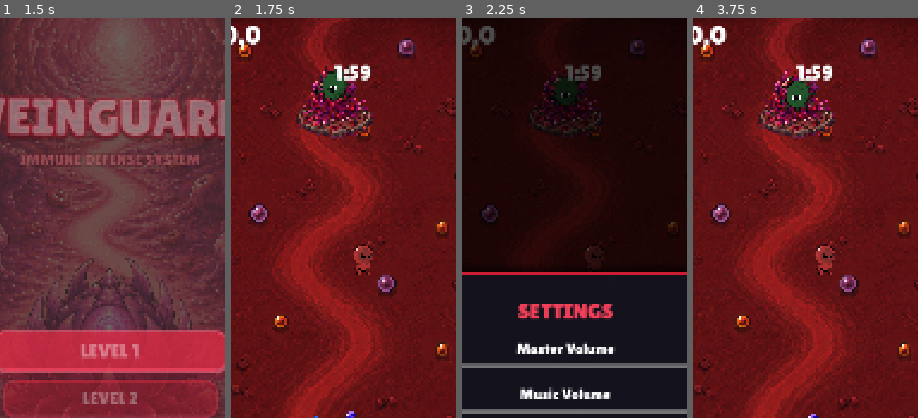
Above: before the commit, frames 1-4 (left to right).
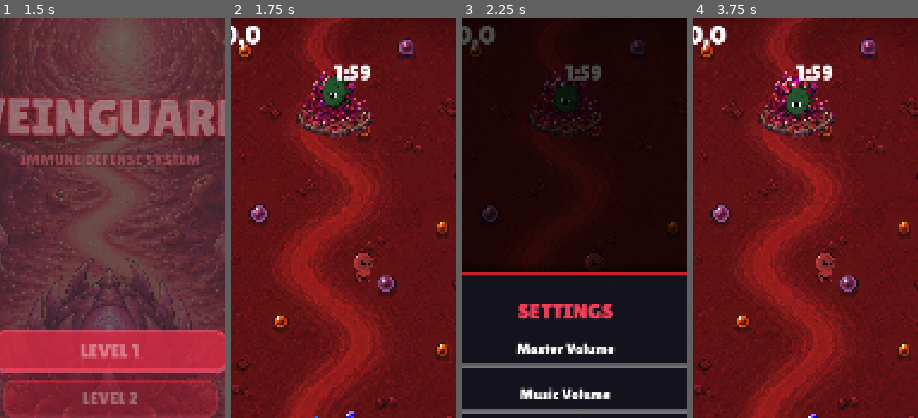
Above: after the commit, the same moments.

Repository: viPipar/veinguard
Game: Godot game, scene res://core/ui/MainMenu.tscn
The game is run twice, just before and just after one commit, with the same random seed, the same clock (stepped at 60 frames per second) and the same inputs. Sound files missing from this copy of the repository are replaced by a short silence.
Inputs (mouse positions are % of the whole screen's width and height, from its top left):
- Up to frame 1 (1.5 s): click "START DEFENSE" at 0.5 s; click "LEVEL 1" at 1.25 s
- Up to frame 2 (1.75 s): no input
- Up to frame 3 (2.25 s): click "⚙" at 2 s
- Up to frame 4 (3.75 s): tap Enter at 2.75 s; move the mouse to (72, 45) at 2.77 s; click (72, 45) at 2.92 s; click "BACK" at 3.5 s
The pictures show only the part of the screen within x 27-77%, y 0-50%; the shares and areas given below are measured in that part.

Frame 1 is identical in both runs. In frame 2, 1.2% of the frame differs, in the area x 37-64%, y 12-66%; in frame 3, 0.4%; in frame 4, 1.3%, in the area x 38-64%, y 14-66%.

Commit message:
feat: implement initial unit classes, combat behaviors, and enemy types for the player and enemy systems

Diff:
--- a/veinguard/core/unit_base.gd
+++ b/veinguard/core/unit_base.gd
@@ -36,8 +36,12 @@
 var _health_bar : Node = null   # HealthBar node (lazy-found)
 
 
+var _original_sprite_scale : Vector2 = Vector2.ONE
+
 func _ready() -> void:
-	scale = Vector2(gameplay_scale, gameplay_scale)
+	if sprite:
+		_original_sprite_scale = sprite.scale
+		sprite.scale = _original_sprite_scale * gameplay_scale
 	if stats == null:
 		push_error("[%s] Stats belum di-assign! Drag file .tres ke Inspector." % name)
 		return
@@ -130,7 +134,7 @@
 	change_state(State.MOVE)
 
 func get_sprite_base_scale() -> Vector2:
-	return Vector2.ONE
+	return _original_sprite_scale * gameplay_scale
 
 
 func _play_hit_effect() -> void:
@@ -209,9 +213,10 @@
 	AudioManager.play_plop_sfx()
 	if sprite: sprite.rotation = 0.0
 	if sprite:
+		var base = get_sprite_base_scale()
 		var tween := create_tween()
-		tween.tween_property(sprite, "scale", Vector2(1.4, 0.6), 0.08)
-		tween.tween_property(sprite, "scale", Vector2(1.0, 1.0), 0.15)\
+		tween.tween_property(sprite, "scale", Vector2(base.x * 1.4, base.y * 0.6), 0.08)
+		tween.tween_property(sprite, "scale", base, 0.15)\
 			 .set_trans(Tween.TRANS_BOUNCE).set_ease(Tween.EASE_OUT)
 
 
--- a/veinguard/units/enemies/bacteria/Streptococcus_pneumoniae/Bacteria.gd
+++ b/veinguard/units/enemies/bacteria/Streptococcus_pneumoniae/Bacteria.gd
@@ -10,7 +10,8 @@
 	aggro_area  = $AggroArea
 	attack_area = $AttackArea
 
-	aggro_area.body_entered.connect(_on_aggro_entered)
+	if not aggro_area.body_entered.is_connected(_on_aggro_entered):
+		aggro_area.body_entered.connect(_on_aggro_entered)
 	aggro_area.body_exited.connect(_on_aggro_exited)
 
 	add_to_group("enemies")
@@ -58,6 +59,8 @@
 
 
 func _pick_nearest_target() -> void:
+	if not aggro_area.monitoring:
+		return
 	var nearest : Node2D = null
 	var nearest_dist : float = INF
 	for body in aggro_area.get_overlapping_bodies():
--- a/veinguard/units/enemies/bacteria/clostridium/Clostridium.gd
+++ b/veinguard/units/enemies/bacteria/clostridium/Clostridium.gd
@@ -11,7 +11,8 @@
 	aggro_area  = $AggroArea
 	attack_area = $AttackArea
 
-	aggro_area.body_entered.connect(_on_aggro_entered)
+	if not aggro_area.body_entered.is_connected(_on_aggro_entered):
+		aggro_area.body_entered.connect(_on_aggro_entered)
 	aggro_area.body_exited.connect(_on_aggro_exited)
 
 	add_to_group("enemies")
@@ -22,6 +23,7 @@
 		velocity = Vector2.ZERO
 		return
 	if current_state == State.DIE:
+		super._physics_process(delta)
 		return
 
 	_retarget_timer += delta
@@ -84,6 +86,8 @@
 	proj.setup(dir, stats.damage)
 
 func _pick_nearest_target() -> void:
+	if not aggro_area or not aggro_area.monitoring:
+		return
 	var nearest: Node2D = null
 	var nearest_dist: float = INF
 
@@ -123,8 +127,8 @@
 	var cloud_scene = load("res://units/enemies/bacteria/clostridium/ClostridiumCloud.tscn")
 	if cloud_scene:
 		var cloud = cloud_scene.instantiate()
-		get_parent().add_child(cloud)
 		cloud.global_position = global_position
+		get_parent().call_deferred("add_child", cloud)
 
 	if sprite:
 		sprite.stop()
--- a/veinguard/units/enemies/bacteria/clostridium/ClostridiumCloud.gd
+++ b/veinguard/units/enemies/bacteria/clostridium/ClostridiumCloud.gd
@@ -7,12 +7,14 @@
 	# Set durasi awan racun hidup (4.0 detik)
 	life_timer.wait_time = 4.0
 	life_timer.one_shot  = true
-	life_timer.timeout.connect(_fade_out_and_free)
+	if not life_timer.timeout.is_connected(_fade_out_and_free):
+		life_timer.timeout.connect(_fade_out_and_free)
 	life_timer.start()
 
 	# Set interval (tick) damage, setiap 1 detik
 	tick_timer.wait_time = 1.0
-	tick_timer.timeout.connect(_on_tick)
+	if not tick_timer.timeout.is_connected(_on_tick):
+		tick_timer.timeout.connect(_on_tick)
 	tick_timer.start()
 
 	# --- Animasi Muncul (Cloud Expand & Color Tint) ---
--- a/veinguard/units/enemies/virus/Virus.gd
+++ b/veinguard/units/enemies/virus/Virus.gd
@@ -10,7 +10,8 @@
 	collision_layer = 2 # Musuh di layer 2
 
 	if aggro_area:
-		aggro_area.body_entered.connect(_on_aggro_entered)
+		if not aggro_area.body_entered.is_connected(_on_aggro_entered):
+			aggro_area.body_entered.connect(_on_aggro_entered)
 		aggro_area.body_exited.connect(_on_aggro_exited)
 
 func _physics_process(delta: float) -> void:
@@ -78,6 +79,8 @@
 	proj.setup(dir, stats.damage, current_target)
 
 func _pick_nearest_target() -> void:
+	if not aggro_area or not aggro_area.monitoring:
+		return
 	var nearest: Node2D = null
 	var nearest_dist: float = INF
 
--- a/veinguard/units/player/Makrofag/Makrofag.gd
+++ b/veinguard/units/player/Makrofag/Makrofag.gd
@@ -15,7 +15,8 @@
 	aggro_area  = $AggroArea
 	attack_area = $AttackArea
 
-	aggro_area.body_entered.connect(_on_aggro_entered)
+	if not aggro_area.body_entered.is_connected(_on_aggro_entered):
+		aggro_area.body_entered.connect(_on_aggro_entered)
 	aggro_area.body_exited.connect(_on_aggro_exited)
 
 	_eat_audio_player = AudioStreamPlayer2D.new()
@@ -40,7 +41,7 @@
 			_eat_audio_player.play()
 	else:
 		if sprite:
-			sprite.scale = Vector2.ONE
+			sprite.scale = get_sprite_base_scale()
 			sprite.modulate = Color.WHITE
 		if _eat_audio_player and _eat_audio_player.playing:
 			_eat_audio_player.stop()
@@ -120,7 +121,7 @@
 
 
 func _pick_nearest_target() -> void:
-	if current_state == State.EAT:
+	if current_state == State.EAT or not aggro_area or not aggro_area.monitoring:
 		return
 
 	var nearest : Node2D = null
--- a/veinguard/units/player/eosinofil/Eosinofil.gd
+++ b/veinguard/units/player/eosinofil/Eosinofil.gd
@@ -13,9 +13,11 @@
 	aggro_area  = $AggroArea
 	attack_area = $AttackArea
 
-	aggro_area.body_entered.connect(_on_aggro_entered)
+	if not aggro_area.body_entered.is_connected(_on_aggro_entered):
+		aggro_area.body_entered.connect(_on_aggro_entered)
 	if sprite:
-		sprite.animation_finished.connect(_on_animation_finished)
+		if not sprite.animation_finished.is_connected(_on_animation_finished):
+			sprite.animation_finished.connect(_on_animation_finished)
 
 	# Casting stat ke kelas spesifik Eosinofil agar bisa mengakses variabel khususnya
 	if stats is EosinophilStats:
@@ -38,7 +40,7 @@
 	if sprite:
 		# Jika keluar dari status MOVE, kembalikan skala & rotasi sprite ke default secara instan
 		if new_state != State.MOVE:
-			sprite.scale = Vector2.ONE
+			sprite.scale = get_sprite_base_scale()
 			sprite.rotation = 0.0
 
 		# Mainkan animasi default sesuai state baru
@@ -87,7 +89,7 @@
 		_wobble_time += delta
 		var wave = sin(_wobble_time * 14.0)
 		# Bergantian memipih dan memanjang searah pergerakan
-		sprite.scale = Vector2(1.0 + wave * 0.12, 1.0 - wave * 0.08)
+		sprite.scale = get_sprite_base_scale() * Vector2(1.0 + wave * 0.12, 1.0 - wave * 0.08)
 		sprite.rotation = wave * 0.06
 
 
@@ -128,7 +130,7 @@
 		tween.tween_property(sprite, "scale", Vector2(1.3, 0.6), 0.08)\
 			.set_trans(Tween.TRANS_QUAD).set_ease(Tween.EASE_OUT)
 		# Kembali ke ukuran normal dengan efek elastis
-		tween.tween_property(sprite, "scale", Vector2.ONE, 0.2)\
+		tween.tween_property(sprite, "scale", get_sprite_base_scale(), 0.2)\
 			.set_trans(Tween.TRANS_BACK).set_ease(Tween.EASE_OUT)
 
 	var dir := global_position.direction_to(current_target.global_position)
@@ -156,6 +158,8 @@
 
 
 func _pick_nearest_target() -> void:
+	if not aggro_area or not aggro_area.monitoring:
+		return
 	var nearest : Node2D = null
 	var nearest_dist : float = INF
 	for body in aggro_area.get_overlapping_bodies():
--- a/veinguard/units/player/eosinofil/EosinofilCloud.gd
+++ b/veinguard/units/player/eosinofil/EosinofilCloud.gd
@@ -6,22 +6,23 @@
 @onready var life_timer : Timer = $LifeTimer
 @onready var tick_timer : Timer = $TickTimer
 
-func _ready() -> void:
-	pass # Setup akan dipanggil dari luar (proyektil)
-
-
 func setup(stats: EosinophilStats) -> void:
 	_eo_stats = stats
+
+func _ready() -> void:
+	if not _eo_stats: return
 
 	# Set durasi awan racun hidup
 	life_timer.wait_time = _eo_stats.dot_duration
 	life_timer.one_shot  = true
-	life_timer.timeout.connect(_fade_out_and_free)
+	if not life_timer.timeout.is_connected(_fade_out_and_free):
+		life_timer.timeout.connect(_fade_out_and_free)
 	life_timer.start()
 
 	# Set interval (tick) damage, misalnya setiap 1 detik
 	tick_timer.wait_time = 1.0
-	tick_timer.timeout.connect(_on_tick)
+	if not tick_timer.timeout.is_connected(_on_tick):
+		tick_timer.timeout.connect(_on_tick)
 	tick_timer.start()
 
 	# --- Animasi Muncul (Cloud Expand & Color Tint) ---
--- a/veinguard/units/player/eosinofil/EosinofilProjectile.gd
+++ b/veinguard/units/player/eosinofil/EosinofilProjectile.gd
@@ -37,7 +37,8 @@
 
 
 func _ready() -> void:
-	body_entered.connect(_on_body_entered)
+	if not body_entered.is_connected(_on_body_entered):
+		body_entered.connect(_on_body_entered)
 	if trail:
 		# Supaya koordinat line2d tetap berada di world space
 		trail.set_as_top_level(true)
@@ -75,12 +76,12 @@
 	# Buat awan racun di posisi jatuhnya proyektil
 	if cloud_scene and _eo_stats:
 		var cloud = cloud_scene.instantiate()
-		get_tree().current_scene.add_child(cloud)
 		cloud.global_position = global_position
-
 		# Setup awan racun dengan stats dari Eosinofil
 		if cloud.has_method("setup"):
 			cloud.setup(_eo_stats)
 
+		get_tree().current_scene.call_deferred("add_child", cloud)
+
 	# Hancurkan proyektil ini
 	queue_free()
--- a/veinguard/units/player/eritrosit/Eritrosit.gd
+++ b/veinguard/units/player/eritrosit/Eritrosit.gd
@@ -10,7 +10,8 @@
 func _on_ready() -> void:
 	sprite     = $AnimatedSprite2D
 	aggro_area = $OxygenDetector
-	aggro_area.area_entered.connect(_on_oxygen_detected)
+	if not aggro_area.area_entered.is_connected(_on_oxygen_detected):
+		aggro_area.area_entered.connect(_on_oxygen_detected)
 	oxygen_label.visible = false
 	oxygen_label.text    = "O₂"
 	add_to_group("players")
--- a/veinguard/units/player/killer_t/KillerT.gd
+++ b/veinguard/units/player/killer_t/KillerT.gd
@@ -21,11 +21,13 @@
 	aggro_area  = $AggroArea
 	attack_area = $AttackArea
 
-	aggro_area.body_entered.connect(_on_aggro_entered)
+	if not aggro_area.body_entered.is_connected(_on_aggro_entered):
+		aggro_area.body_entered.connect(_on_aggro_entered)
 	aggro_area.body_exited.connect(_on_aggro_exited)
 
 	if sprite:
-		sprite.animation_finished.connect(_on_animation_finished)
+		if not sprite.animation_finished.is_connected(_on_animation_finished):
+			sprite.animation_finished.connect(_on_animation_finished)
 		sprite.animation_changed.connect(_on_animation_changed)
 
 	_slash_audio_player = AudioStreamPlayer2D.new()
@@ -53,11 +55,11 @@
 
 
 func get_sprite_base_scale() -> Vector2:
+	var base = super.get_sprite_base_scale()
 	if sprite:
 		if sprite.animation == "charge" or sprite.animation == "die":
-			return Vector2(1.3, 1.3)
-	return Vector2.ONE
-
+			return base * 1.3
+	return base
 
 func _process_idle(delta: float) -> void:
 	velocity = Vector2.ZERO
@@ -141,7 +143,7 @@
 					_slash_audio_player.play()
 				if sprite:
 					sprite.modulate = Color.WHITE # reset warna
-					sprite.scale = Vector2.ONE # Kembalikan ke normal secara instan saat dash
+					sprite.scale = get_sprite_base_scale() # Kembalikan ke normal secara instan saat dash
 					if sprite.sprite_frames.has_animation("dash"):
 						# Sesuaikan speed_scale agar seluruh frame tebasan selesai tepat saat gerakan dash berakhir
 						var anim_len : float = sprite.sprite_frames.get_frame_count("dash") / sprite.sprite_frames.get_animation_speed("dash")
@@ -179,7 +181,7 @@
 
 	if sprite and sprite.sprite_frames.has_animation("charge"):
 		sprite.play("charge")
-		sprite.scale = Vector2(1.3, 1.3) # Perbesar secara instan agar sesuai dengan size idle/walk
+		sprite.scale = get_sprite_base_scale() # Perbesar secara otomatis via get_sprite_base_scale
 
 	if is_instance_valid(current_target):
 		attack_area.look_at(current_target.global_position)
@@ -210,7 +212,7 @@
 	velocity = Vector2.ZERO
 	if sprite:
 		sprite.modulate = Color.WHITE
-		sprite.scale = Vector2.ONE # Pastikan skala kembali normal
+		sprite.scale = get_sprite_base_scale() # Pastikan skala kembali normal
 
 	# Nyalakan kembali tabrakan fisik dengan musuh
 	set_collision_mask_value(2, true)
@@ -222,6 +224,8 @@
 
 
 func _pick_nearest_target() -> void:
+	if not aggro_area or not aggro_area.monitoring:
+		return
 	var nearest : Node2D = null
 	var nearest_dist : float = INF
 	for body in aggro_area.get_overlapping_bodies():
--- a/veinguard/units/player/natural_killer/NKiller.gd
+++ b/veinguard/units/player/natural_killer/NKiller.gd
@@ -12,11 +12,13 @@
 	aggro_area  = $AggroArea
 	attack_area = $AttackArea
 
-	aggro_area.body_entered.connect(_on_aggro_entered)
+	if not aggro_area.body_entered.is_connected(_on_aggro_entered):
+		aggro_area.body_entered.connect(_on_aggro_entered)
 	aggro_area.body_exited.connect(_on_aggro_exited)
 
 	if sprite:
-		sprite.animation_finished.connect(_on_animation_finished)
+		if not sprite.animation_finished.is_connected(_on_animation_finished):
+			sprite.animation_finished.connect(_on_animation_finished)
 
 	add_to_group("players")
 
@@ -33,7 +35,7 @@
 func _on_state_changed(new_state: State) -> void:
 	if sprite:
 		if new_state != State.MOVE:
-			sprite.scale = Vector2.ONE
+			sprite.scale = get_sprite_base_scale()
 			sprite.rotation = 0.0
 
 		if new_state == State.IDLE:
@@ -135,6 +137,8 @@
 
 
 func _pick_nearest_target() -> void:
+	if not aggro_area or not aggro_area.monitoring:
+		return
 	var nearest : Node2D = null
 	var nearest_dist : float = INF
 	for body in aggro_area.get_overlapping_bodies():
--- a/veinguard/units/player/trombosit/Trombosit.gd
+++ b/veinguard/units/player/trombosit/Trombosit.gd
@@ -11,7 +11,8 @@
 	sprite     = $AnimatedSprite2D
 	aggro_area = $AggroArea
 
-	aggro_area.body_entered.connect(_on_body_entered)
+	if not aggro_area.body_entered.is_connected(_on_body_entered):
+		aggro_area.body_entered.connect(_on_body_entered)
 
 	_enemy_base = get_tree().get_first_node_in_group("enemy_base")
 
